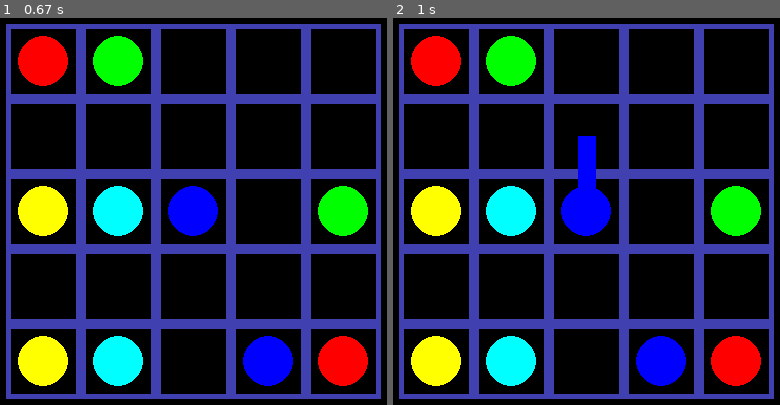
Above: before the commit, frames 1-2 (left to right).
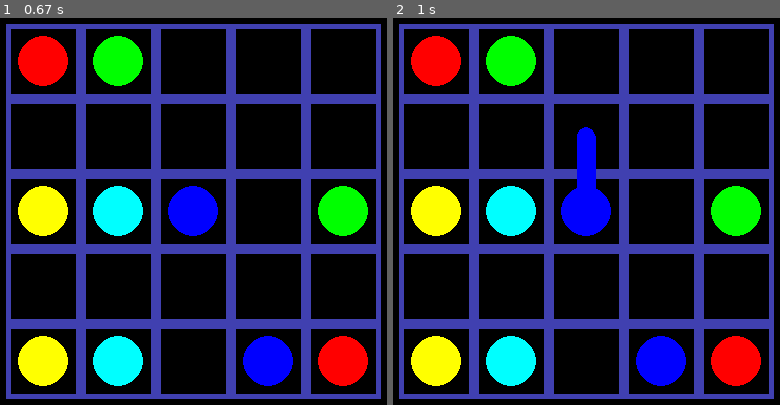
Above: after the commit, the same moments.

Repository: edvinalestig/flow-pygame
Game: pygame game, started from main.py
Same seed, same stepped clock (60 frames per second), same inputs: the game is played once before the commit and once after it.
Inputs (mouse positions are in pixels of both pictures, inside the frame that each line leads up to):
- Up to frame 1 (0.67 s): press the mouse at (197, 246) at 0.37 s; move the mouse to (131, 230) at 0.47 s; release the mouse at (65, 215) at 0.6 s
- Up to frame 2 (1 s): press the mouse at (590, 246) at 0.7 s; move the mouse to (609, 161) at 0.8 s; release the mouse at (632, 72) at 0.93 s

Frame 1 is identical in both runs. In frame 2, 0.1% of the frame differs, in the area x 47-53%, y 28-44%.

Commit message:
Smoothened turns

Diff:
--- a/graphicsManager.py
+++ b/graphicsManager.py
@@ -50,6 +50,10 @@
         tile2Centre = self.logic.centrePoints[tile2]
 
         width = self.length/4
-        width = math.floor(width)
+        width = math.floor(width + 0.5)
         rect = pygame.draw.line(self.logic.screen, colour, tile1Centre, tile2Centre, width)
         self.logic.filledTiles[tile2] = True
+
+    def drawSmoothTurn(self, point, colour):
+        radius = math.floor(self.length / 8 + 0.5)
+        pygame.draw.circle(self.logic.screen, colour, point, radius)
--- a/main.py
+++ b/main.py
@@ -23,6 +23,7 @@
         self.statics = []
         self.filledTiles = []
         self.connections = []
+        self.roundTurns = []
 
         self.level = levels.getLevel()
         self.loadLevel()
@@ -130,6 +131,8 @@
         for array in self.connections:
             self.graphicsManager.drawLine(array[0], array[1], array[2])
 
+        self.smoothenTurns()
+
 
 
     def addConnection(self, tile1, tile2, colour):
@@ -172,6 +175,14 @@
         else:
             self.mouseManager.mousePressed = False
 
+    def smoothenTurns(self):
+        for connection in self.connections:
+            centrePoint1 = self.centrePoints[connection[0]]
+            centrePoint2 = self.centrePoints[connection[1]]
+            self.graphicsManager.drawSmoothTurn(centrePoint1, connection[2])
+            self.graphicsManager.drawSmoothTurn(centrePoint2, connection[2])
+        # Not very efficient but it works.
+
 
 
 
